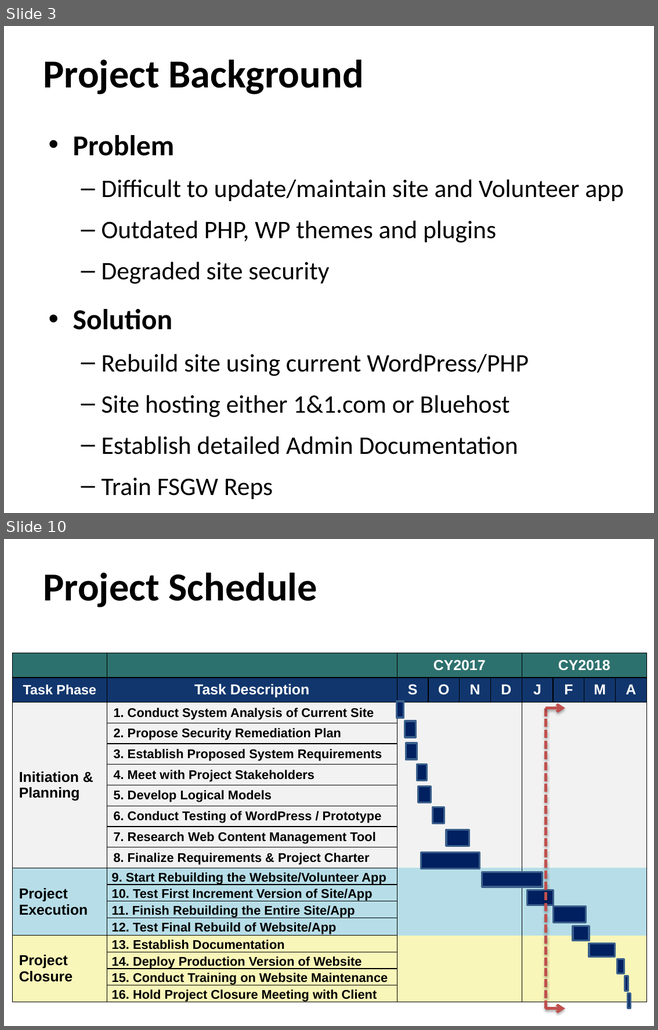
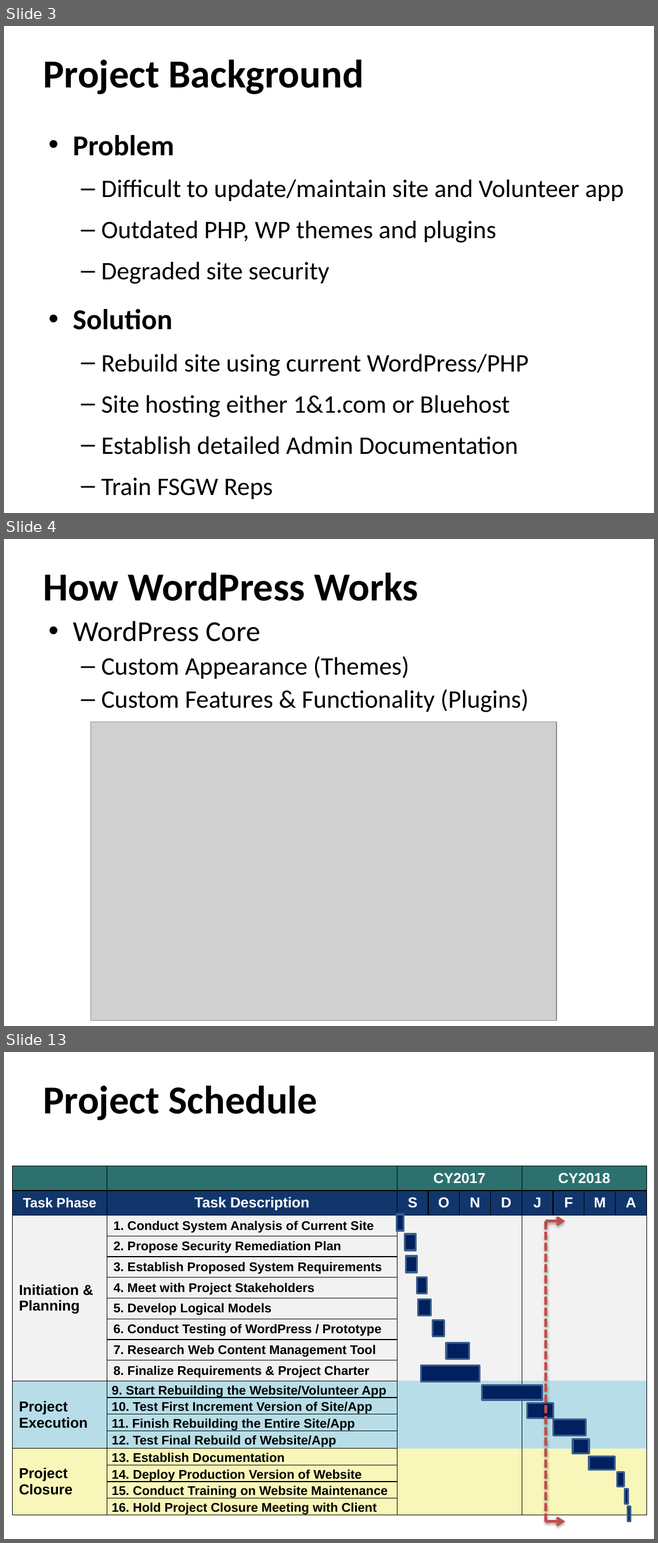
Before and after one commit to ehsantos11/MIST7590-Smithgall-Project, a slide deck: SGW Project Update 24Jan18.pptx. Shown one above the other, each under a label of ours: slides 3 and 10 before the commit, slides 3, 4 and 13 after it; the slides between them are not shown. The pictures are 658x1030 and 658x1543 pixels, drawn with LibreOffice and Linux fonts; fonts in the diff are those of the drawing; grey boxes stand for pictures; background and template pictures are left out. Boxes give left, top, right and bottom in pixels: in the first picture for what was removed or moved away, otherwise in the second. Text is boxed around its words. In the diff, an @@ line names an element or a change of style, - is before the commit and + after.

```diff
--- a/SGW Project Update 24Jan18.pptx
+++ b/SGW Project Update 24Jan18.pptx
@@ slide 4 added at bbox=[4, 539, 654, 1026], background picture (left out) @@
@@ title added at bbox=[43, 573, 418, 601], 44 pt, text #000000, bold @@
+How WordPress Works
@@ text added at bbox=[73, 621, 528, 712], 28 pt, text #000000 @@
+• WordPress Core
+  – Custom Appearance (Themes)
+  – Custom Features & Functionality (Plugins)
@@ picture added at bbox=[90, 722, 556, 1021] @@
@@ what was slide 10 is now slide 13 @@
```
Also in this commit, not shown: 7 slides changed, 3 other slides added, 1 slide removed.
